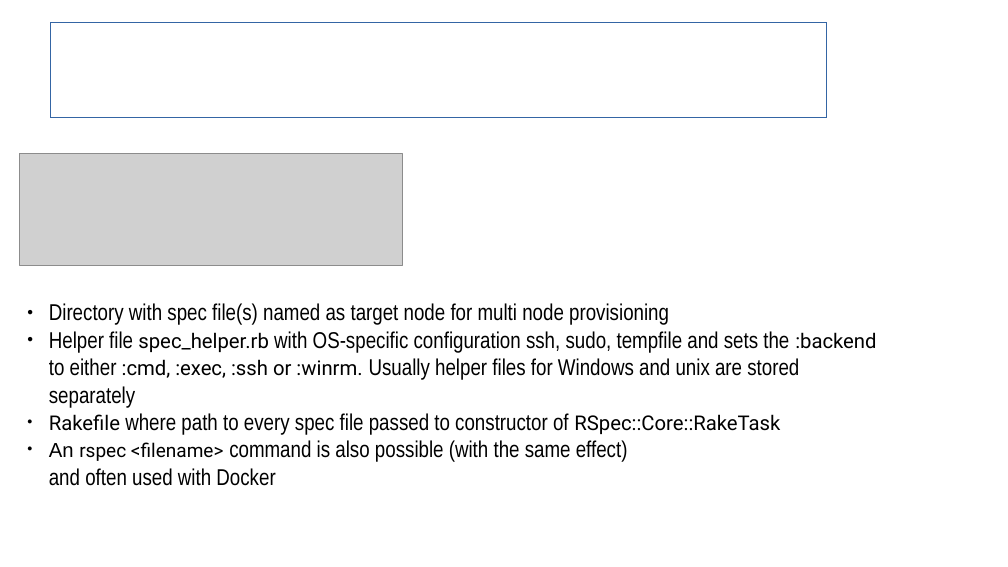
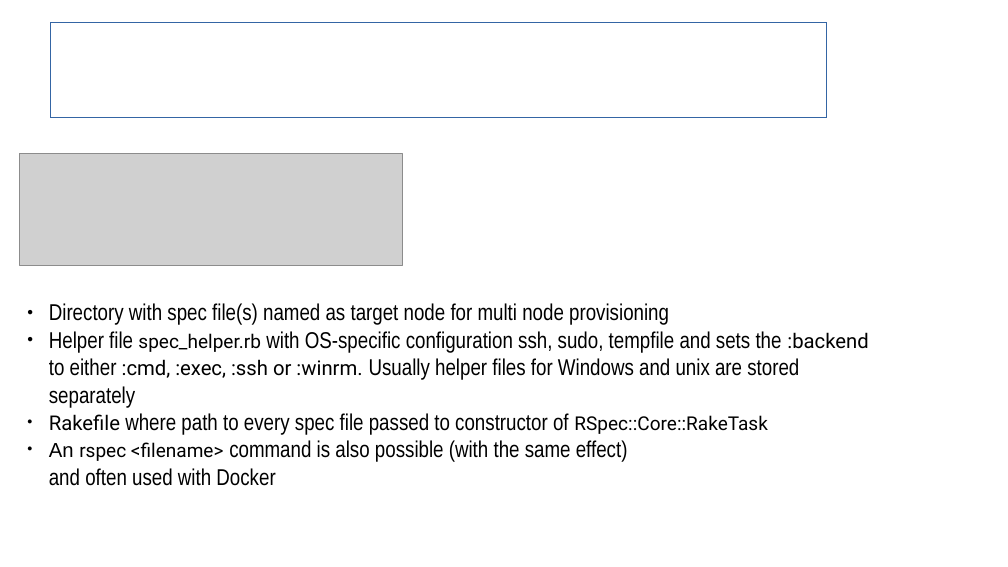
Before and after one commit to sergueik/uru_serverspec, a slide deck: slide 14 of Serverspec Integration in Cloud Provision.odp (slide 13 before the commit). Drawn at 1008x567 pixels with LibreOffice and Linux fonts; fonts in the diff are those of the drawing; grey boxes stand for pictures; background and template pictures are left out. Boxes give left, top, right and bottom in pixels: in the first picture for what was removed or moved away, otherwise in the second. Text is boxed around its words. In the diff, an @@ line names an element or a change of style, - is before the commit and + after.

```diff
--- a/Serverspec Integration in Cloud Provision.odp
+++ b/Serverspec Integration in Cloud Provision.odp
@@ text at bbox=[49, 331, 868, 435]: size 16 to 15 pt in "spec_helper.rb", "RSpec::Core::RakeTask" @@
```
Also in this commit, not shown: 1 other slide changed, 1 slide added, 1 other file.
